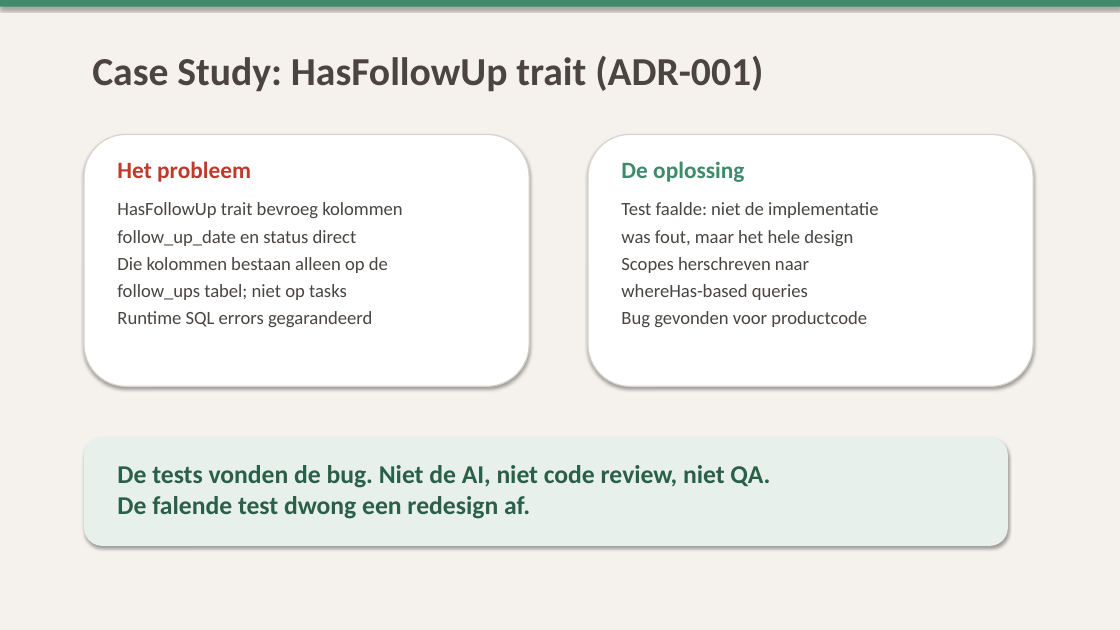
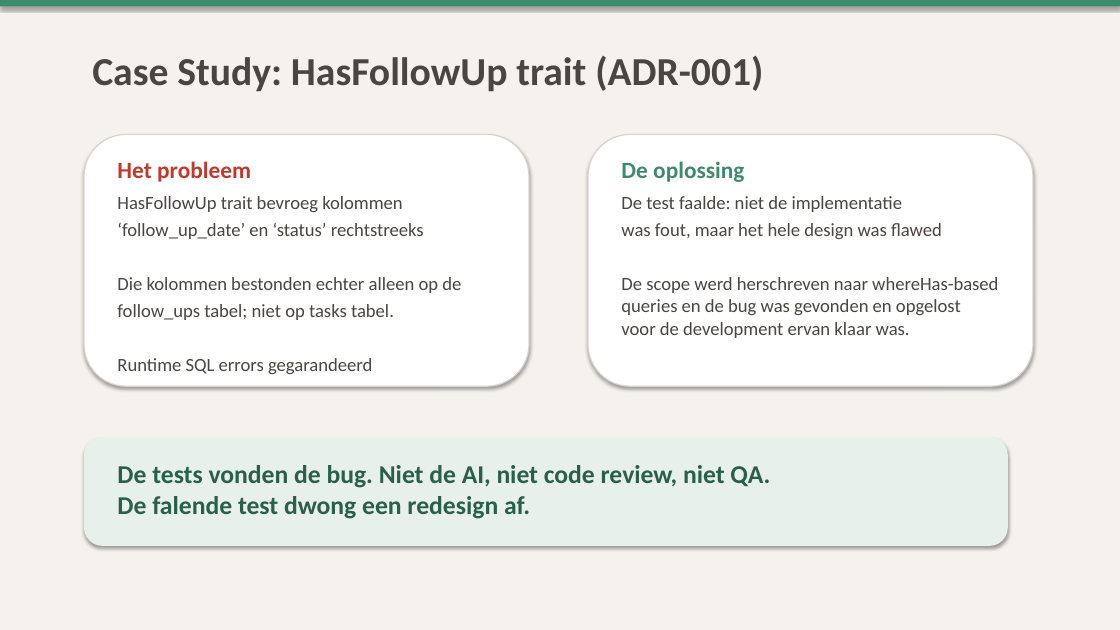
Before and after one commit to lengthofrope/mithril, a slide deck: slide 11 of docs/workshop-tdd-adr-ai-assisted-development.pptx. Drawn at 1120x630 pixels with LibreOffice and Linux fonts; fonts in the diff are those of the drawing. Boxes give left, top, right and bottom in pixels: in the first picture for what was removed or moved away, otherwise in the second. Text is boxed around its words. In the diff, an @@ line names an element or a change of style, - is before the commit and + after.

```diff
--- a/docs/workshop-tdd-adr-ai-assisted-development.pptx
+++ b/docs/workshop-tdd-adr-ai-assisted-development.pptx
@@ text at (x1=621, y1=196, x2=998, y2=338): text changed @@
-Test faalde: niet de implementatie
-was fout, maar het hele design
-Scopes herschreven naar
-whereHas-based queries
-Bug gevonden voor productcode
+De test faalde: niet de implementatie
+was fout, maar het hele design was flawed
+De scope werd herschreven naar whereHas-based queries en de bug was gevonden en opgelost voor de development ervan klaar was.
@@ text at (x1=117, y1=222, x2=461, y2=320): text changed @@
-follow_up_date en status direct
-Die kolommen bestaan alleen op de
-follow_ups tabel; niet op tasks
+‘follow_up_date’ en ‘status’ rechtstreeks
+Die kolommen bestonden echter alleen op de
+follow_ups tabel; niet op tasks tabel.
```
Also in this commit, not shown: 3 other slides changed, 2 slides removed, 8 other files.
